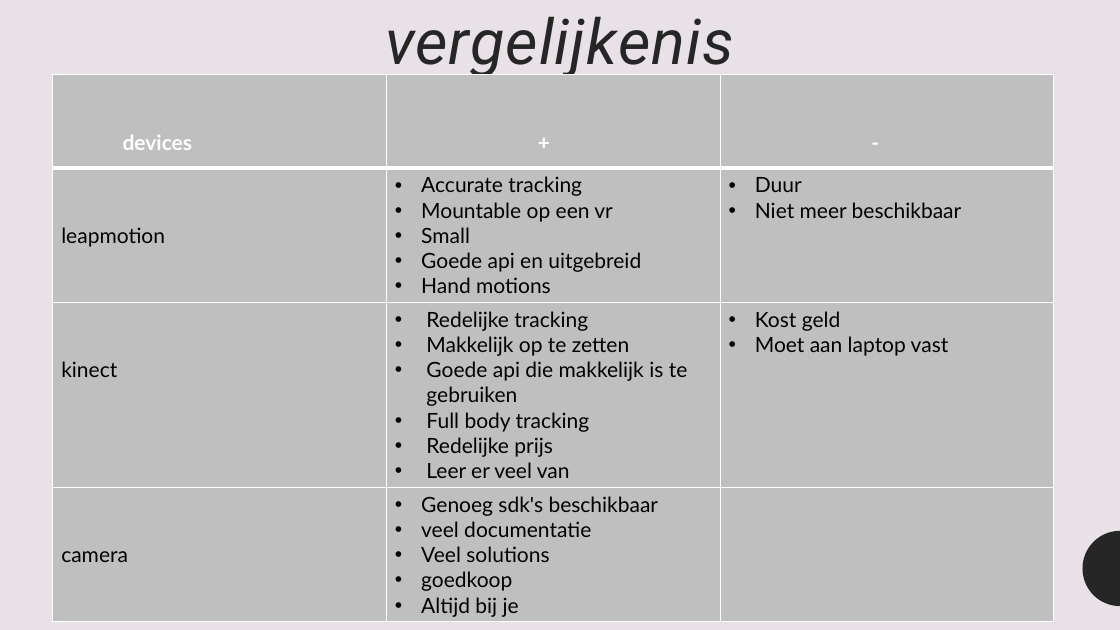
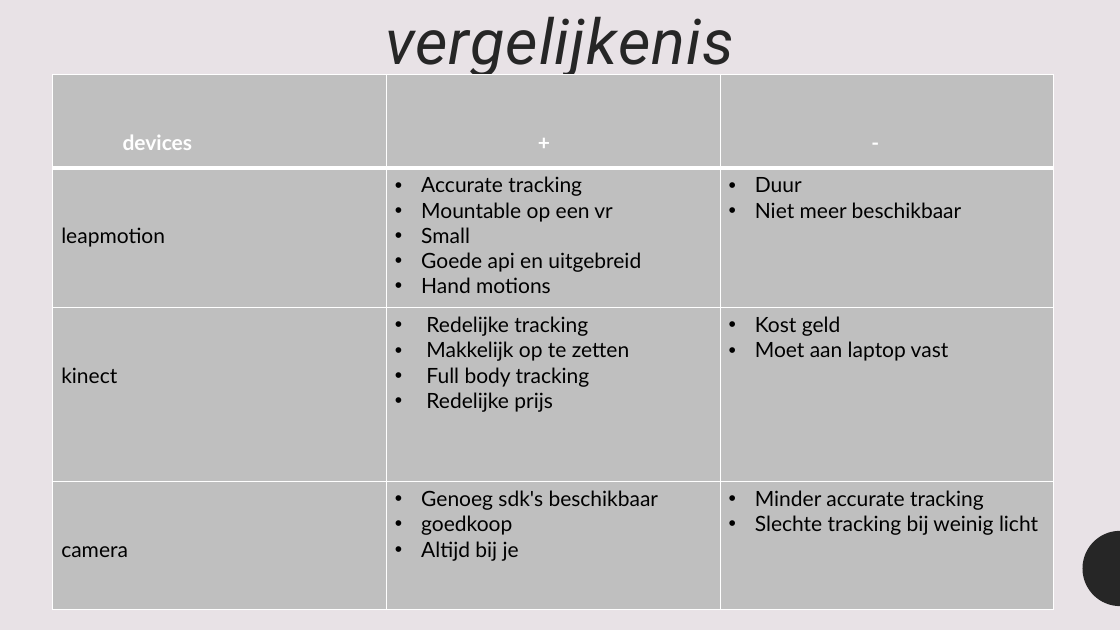
Before and after one commit to schlorp/SpecialIO, a slide deck: slide 4 of Go or No Go presentatie.pptx. Drawn at 1120x630 pixels with LibreOffice and Linux fonts; fonts in the diff are those of the drawing. Boxes give left, top, right and bottom in pixels: in the first picture for what was removed or moved away, otherwise in the second. Text is boxed around its words. In the diff, an @@ line names an element or a change of style, - is before the commit and + after.

```diff
--- a/Go or No Go presentatie.pptx
+++ b/Go or No Go presentatie.pptx
@@ table at [53,75,1054,609] @@
-row 3, column 2: Redelijke tracking / Makkelijk op te zetten / Goede api die makkelijk is te gebruiken / Full body tracking / Redelijke prijs / Leer er veel van
+row 3, column 2: Redelijke tracking / Makkelijk op te zetten / Full body tracking / Redelijke prijs
-row 4, column 2: Genoeg sdk's beschikbaar / veel documentatie / Veel solutions / goedkoop / Altijd bij je
+row 4, column 2: Genoeg sdk's beschikbaar / goedkoop / Altijd bij je
-row 4, column 3: 
+row 4, column 3: Minder accurate tracking / Slechte tracking bij weinig licht
```
Also in this commit, not shown: 1 other slide changed, 8 other files.
